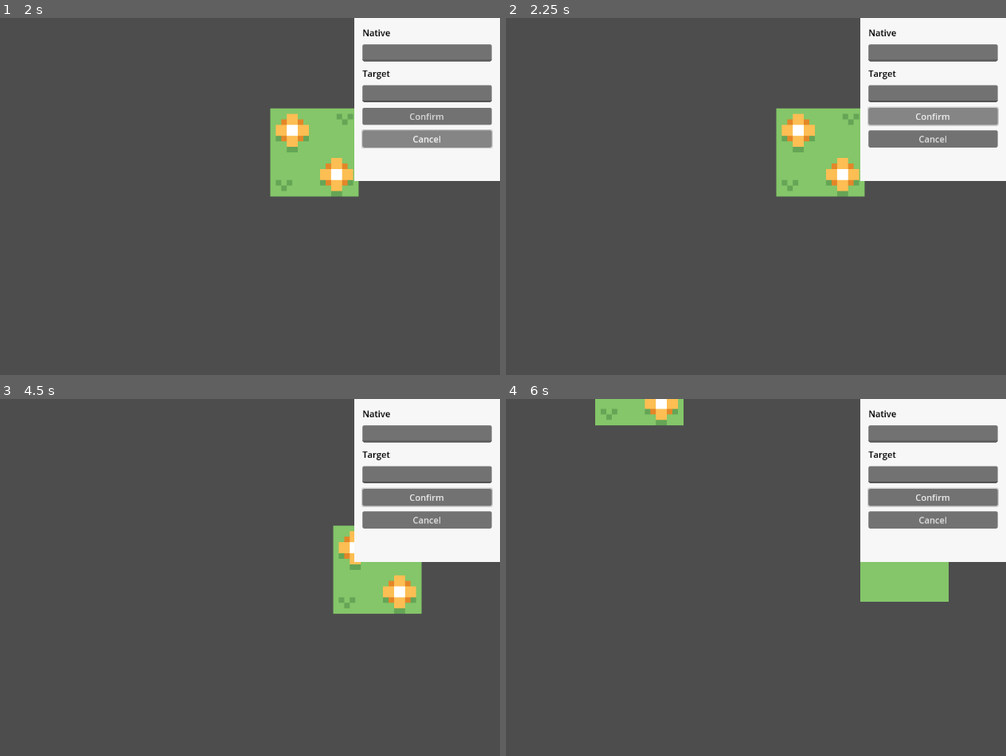
Above: before the commit, frames 1-4 (two rows, left to right).
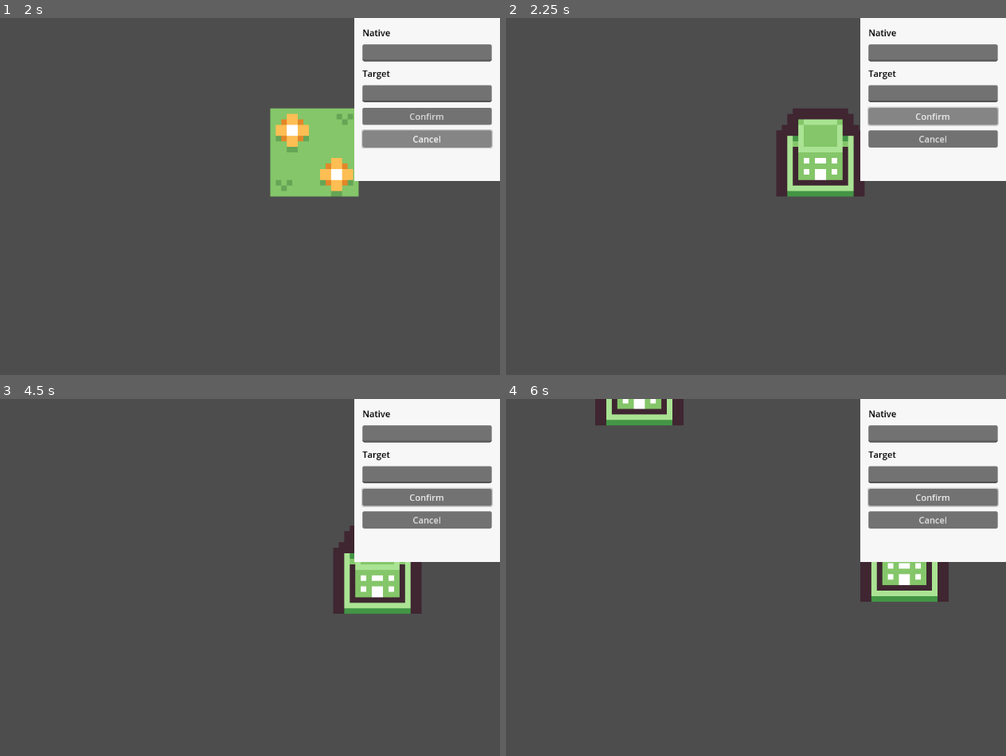
Above: after the commit, the same moments.

Repository: koljapluemer/vocab-city
Game: Godot game, scene res://scenes/Game.tscn
Same seed, same stepped clock (60 frames per second), same inputs: the game is played once before the commit and once after it.
Inputs (mouse positions are in pixels of both pictures, inside the frame that each line leads up to):
- Up to frame 1 (2 s): tap Enter at 0.5 s; move the mouse to (320, 178) at 0.52 s; right-click (320, 178) at 0.6 s; click (320, 178) at 0.67 s; click "Cancel" at 1.25 s
- Up to frame 2 (2.25 s): click "Confirm" at 2 s
- Up to frame 3 (4.5 s): click "Confirm" at 2.75 s; click "Confirm" at 3.5 s; tap Space at 4.25 s; drag from (55, 595) to (150, 648) at 4.27 s
- Up to frame 4 (6 s): tap Enter at 5 s; move the mouse to (751, 498) at 5.02 s; right-click (751, 498) at 5.1 s; click (751, 498) at 5.17 s; tap Space at 5.75 s; drag from (656, 648) to (outside the picture) at 5.77 s

Frame 1 is identical in both runs. In frame 2, 3.5% of the frame differs, in the area x 53-72%, y 25-51%; in frame 3, 2.6%; in frame 4, 2.8%.

Commit message:
show target word again

Diff:
--- a/scenes/Game.tscn
+++ b/scenes/Game.tscn
@@ -22,7 +22,7 @@
 [node name="SideBar" type="CanvasLayer" parent="Grid"]
 visible = false
 
-[node name="PanelContainer" type="PanelContainer" parent="Grid/SideBar"]
+[node name="Panel" type="PanelContainer" parent="Grid/SideBar"]
 anchors_preset = 1
 anchor_left = 1.0
 anchor_right = 1.0
@@ -32,35 +32,37 @@
 size_flags_vertical = 3
 theme_override_styles/panel = SubResource("StyleBoxFlat_folk3")
 
-[node name="Container" type="VBoxContainer" parent="Grid/SideBar/PanelContainer"]
+[node name="Container" type="VBoxContainer" parent="Grid/SideBar/Panel"]
 material = SubResource("CanvasItemMaterial_jo6pu")
 layout_mode = 2
 theme_override_constants/separation = 10
 
-[node name="Label" type="Label" parent="Grid/SideBar/PanelContainer/Container"]
+[node name="Label" type="Label" parent="Grid/SideBar/Panel/Container"]
 layout_mode = 2
 theme_override_colors/font_color = Color(0, 0, 0, 1)
 text = "Native"
 
-[node name="EditNative" type="LineEdit" parent="Grid/SideBar/PanelContainer/Container"]
+[node name="EditNative" type="LineEdit" parent="Grid/SideBar/Panel/Container"]
 layout_mode = 2
 
-[node name="Label2" type="Label" parent="Grid/SideBar/PanelContainer/Container"]
+[node name="Label2" type="Label" parent="Grid/SideBar/Panel/Container"]
 layout_mode = 2
 theme_override_colors/font_color = Color(0, 0, 0, 1)
 theme_override_font_sizes/font_size = 0
 text = "Target"
 
-[node name="EditTarget" type="LineEdit" parent="Grid/SideBar/PanelContainer/Container"]
+[node name="EditTarget" type="LineEdit" parent="Grid/SideBar/Panel/Container"]
 layout_mode = 2
 
-[node name="ButtonConfirm" type="Button" parent="Grid/SideBar/PanelContainer/Container"]
+[node name="ButtonConfirm" type="Button" parent="Grid/SideBar/Panel/Container"]
 layout_mode = 2
 text = "Confirm"
 
-[node name="ButtonCancel" type="Button" parent="Grid/SideBar/PanelContainer/Container"]
+[node name="ButtonCancel" type="Button" parent="Grid/SideBar/Panel/Container"]
 layout_mode = 2
 text = "Cancel"
 
 [node name="Camera2D" type="Camera2D" parent="."]
 script = ExtResource("4_h5ih3")
+
+[connection signal="pressed" from="Grid/SideBar/Panel/Container/ButtonConfirm" to="Grid" method="_on_button_confirm_pressed"]
--- /dev/null
+++ b/scenes/prefabs/MapText.tscn
@@ -0,0 +1,11 @@
+[gd_scene format=3 uid="uid://b1v60xbttxfw8"]
+
+[node name="MapText" type="Label"]
+offset_right = 156.0
+offset_bottom = 23.0
+scale = Vector2(0.15, 0.15)
+theme_override_colors/font_color = Color(1, 1, 1, 1)
+theme_override_colors/font_shadow_color = Color(0, 0, 0, 1)
+theme_override_colors/font_outline_color = Color(0.0627451, 0.0627451, 0.0627451, 1)
+theme_override_font_sizes/font_size = 0
+vertical_alignment = 1
--- a/scenes/prefabs/TilePrompt.tscn
+++ /dev/null
@@ -1,13 +0,0 @@
-[gd_scene format=3 uid="uid://ytya6ehnoqxs"]
-
-[node name="TilePrompt" type="Panel"]
-offset_right = 156.0
-offset_bottom = 23.0
-
-[node name="Label" type="Label" parent="."]
-layout_mode = 0
-offset_left = 87.0
-offset_top = 62.0
-offset_right = 193.0
-offset_bottom = 102.0
-text = "do something"
--- a/scripts/Grid.gd
+++ b/scripts/Grid.gd
@@ -55,3 +55,13 @@
 		grid[activeCellPos].set_inactive()
 	activeCellPos = mapPos
 	grid[activeCellPos].set_active()
+
+func _on_button_confirm_pressed():
+	if activeCellPos == null:
+		return
+	var cell = grid[activeCellPos]
+	var native = $SideBar.get_node("Panel").get_node("Container").get_node("EditNative").text
+	var target = $SideBar.get_node("Panel").get_node("Container").get_node("EditTarget").text
+	cell.set_state_vocab(self, target, native)
+	# todo: awkward and prone to break
+	# add_child(cell.objects[0])
--- a/scripts/classes/Cell.gd
+++ b/scripts/classes/Cell.gd
@@ -1,11 +1,12 @@
 class_name Cell
-
+extends Node2D
 
 static var prefabCell = load("res://scenes/prefabs/Cell.tscn")
+static var prefabMapText = load("res://scenes/prefabs/MapText.tscn")
 
 static var textureEmpty = load("res://assets/Kenney_Tiles/tile_0000.png")
 static var textureEmptyActive = load("res://assets/Kenney_Tiles/tile_0002.png")
-
+static var vocabLevelOne = load("res://assets/Kenney_Tiles/tile_0027.png")
 
 var mapPos: Vector2
 var objects: Array
@@ -26,6 +27,8 @@
 		node = prefabCell.instantiate()
 		node.position = mapPos * Grid.cell_size
 
+## States
+
 func set_state_empty():
 	create_node_if_not_existing()
 	state = "empty"
@@ -34,6 +37,27 @@
 func set_state_none():
 	state = "none"
 	node.queue_free()
+
+func set_state_vocab(parent, _targetWord, _nativeWord):
+	state = "vocab"
+	targetWord = _targetWord
+	nativeWord = _nativeWord
+	create_node_if_not_existing()
+	node.set_texture(vocabLevelOne)
+	# create label with target
+	var mapText = prefabMapText.instantiate()
+	mapText.set_text(targetWord)
+	# add half cell size to center the text (but only vertically)
+	var adjustedX = mapPos.x * Grid.cell_size + 1
+	var adjustedY = mapPos.y * Grid.cell_size + Grid.cell_size / 2
+	mapText.position = Vector2(adjustedX, adjustedY)
+
+	objects.append(mapText)
+	parent.add_child(mapText)
+
+
+
+## Active / Inactive
 
 func set_active():
 	create_node_if_not_existing()
